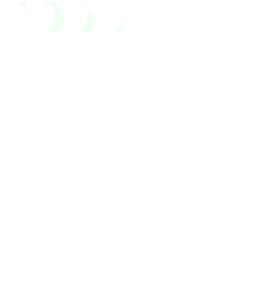
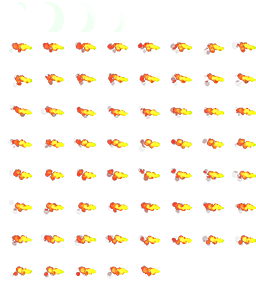
Revision of a layered 256 x 288 image; what changed, layer by layer:
added layer "1_59" above "1_58" over <box>107,266,128,279</box>
added layer "1_56" above "1_55" over <box>10,266,32,278</box>
added layer "1_50" above "1_49" over <box>74,234,96,246</box>
added layer "1_48" above "1_47" over <box>11,234,32,247</box>
added layer "1_46" above "1_45" over <box>202,202,224,214</box>
added layer "1_41" above "1_40" over <box>43,202,64,215</box>
added layer "1_40" above "1_39" over <box>9,200,32,214</box>
added layer "1_39" above "1_38" over <box>232,170,256,182</box>
added layer "1_38" above "1_37" over <box>203,168,224,182</box>
added layer "1_37" above "1_36" over <box>169,168,192,182</box>
added layer "1_36" above "1_35" over <box>138,168,160,181</box>
added layer "1_35" above "1_34" over <box>106,168,128,181</box>
added layer "1_28" above "1_27" over <box>139,139,160,152</box>
added layer "1_24" above "1_23" over <box>8,139,32,151</box>
added layer "1_20" above "1_19" over <box>139,106,160,119</box>
added layer "1_17" above "1_16" over <box>41,105,64,117</box>
added layer "1_16" above "1_15" over <box>10,105,32,117</box>
added layer "1_15" above "1_14" over <box>234,72,256,87</box>
added layer "1_14" above "1_13" over <box>203,73,224,87</box>
added layer "1_13" above "1_12" over <box>171,73,192,86</box>
added layer "1_12" above "1_11" over <box>139,73,160,86</box>
added layer "1_11" above "1_10" over <box>107,73,128,86</box>
added layer "1_10" above "1_9" over <box>75,73,96,86</box>
added layer "1_4" above "1_3" over <box>137,42,160,54</box>
…and 37 more changes (37 added)
